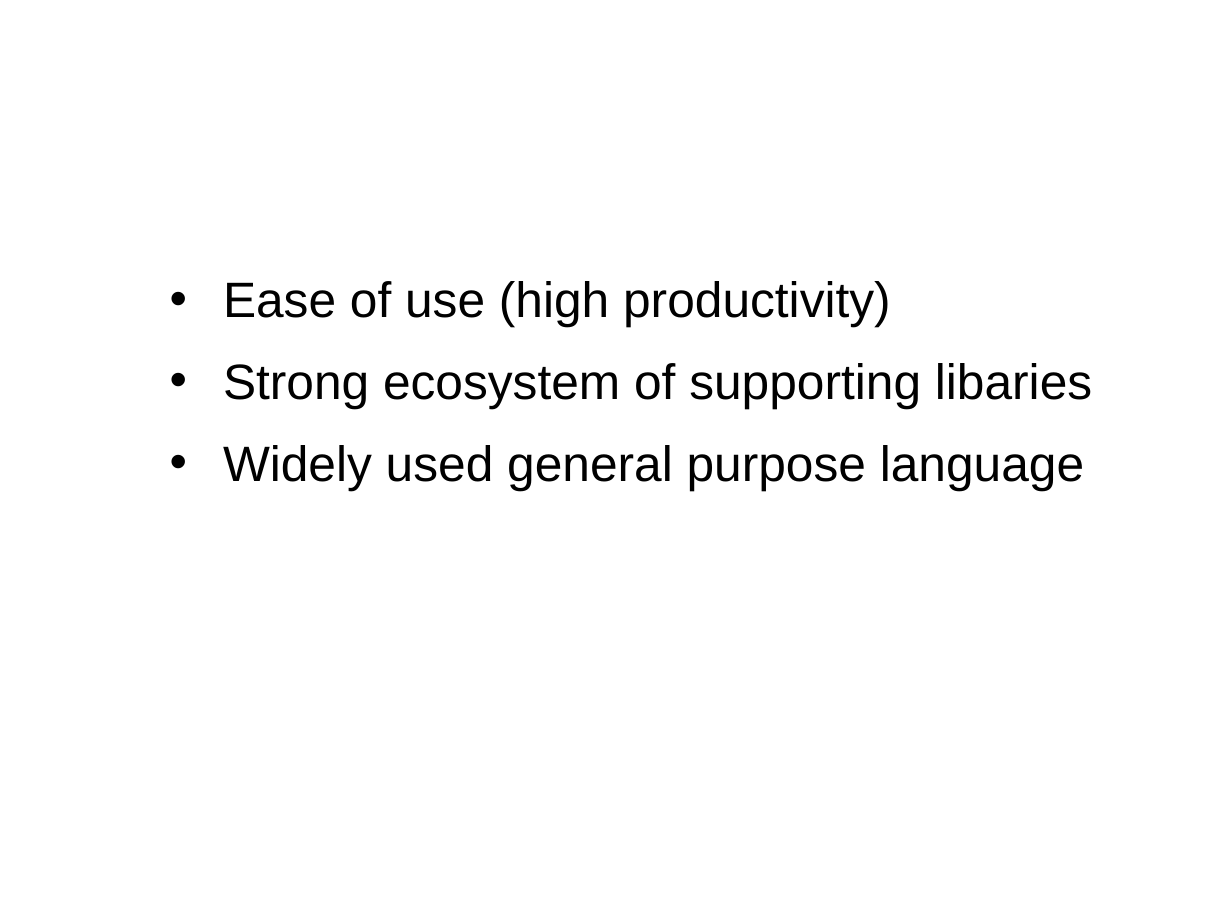
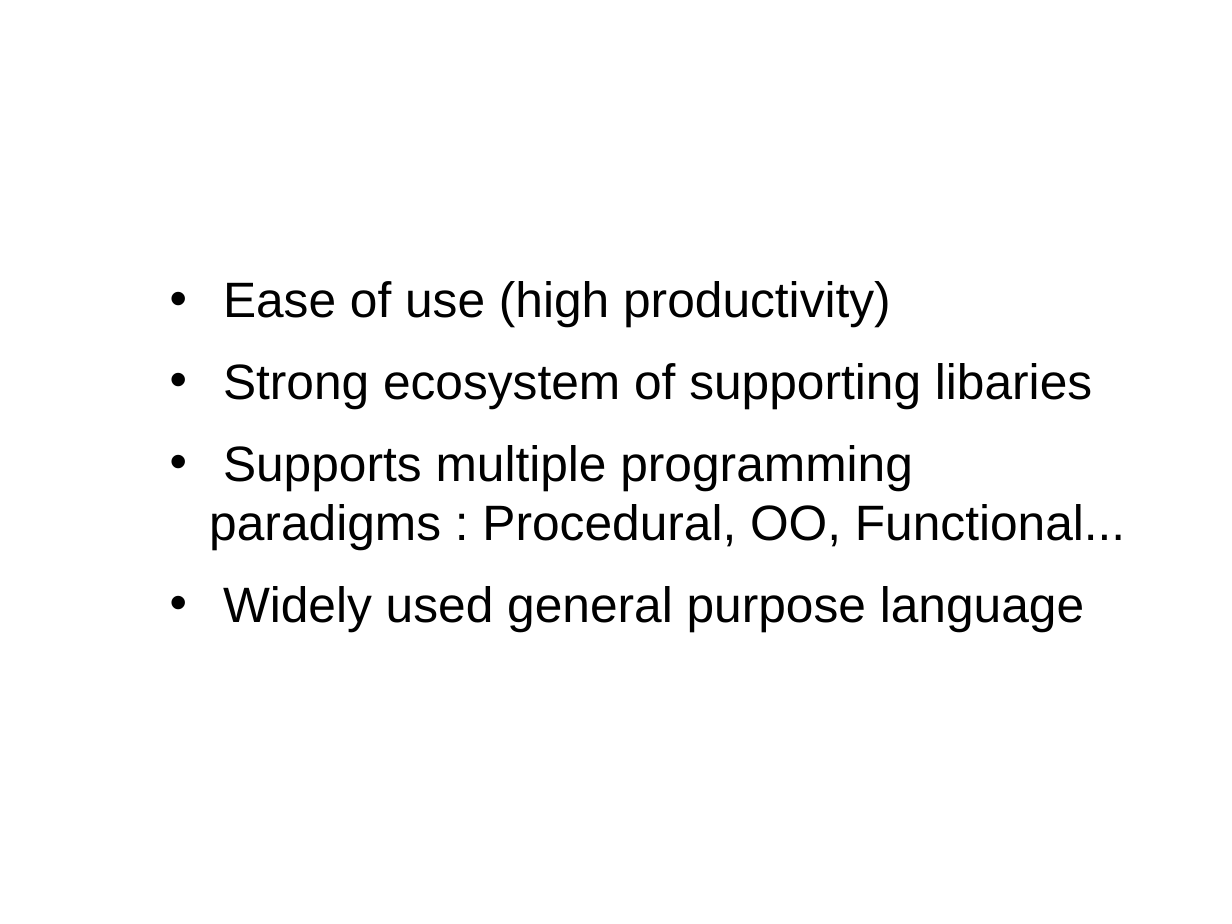
Before and after one commit to swzCuroverse/BostonCodeCamp26, a slide deck: slide 4 of PythonDataScience.odp (slide 5 before the commit). Drawn at 1232x924 pixels with LibreOffice and Linux fonts; fonts in the diff are those of the drawing; background and template pictures are left out. Boxes give left, top, right and bottom in pixels: in the first picture for what was removed or moved away, otherwise in the second. Text is boxed around its words. In the diff, an @@ line names an element or a change of style, - is before the commit and + after.

```diff
--- a/PythonDataScience.odp
+++ b/PythonDataScience.odp
@@ text at [209, 445, 1125, 550]: paragraph added @@
+• Supports multiple programming paradigms : Procedural, OO, Functional...
```
Also in this commit, not shown: 3 other slides changed, 2 slides removed, 3 other files.
